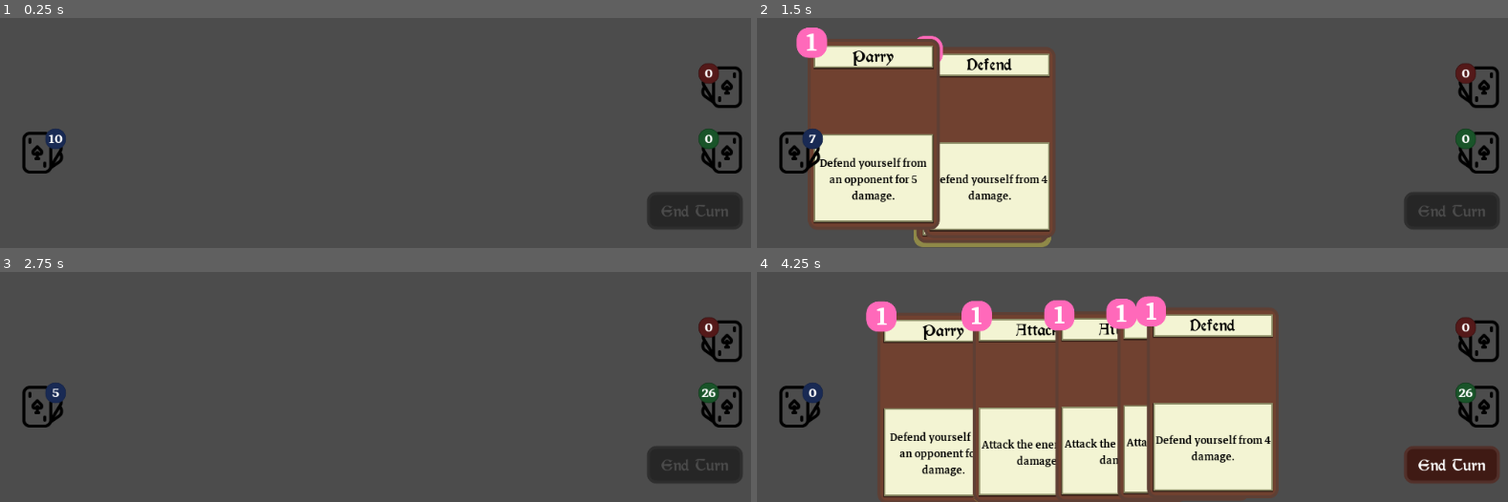
Above: before the commit, frames 1-4 (two rows, left to right).
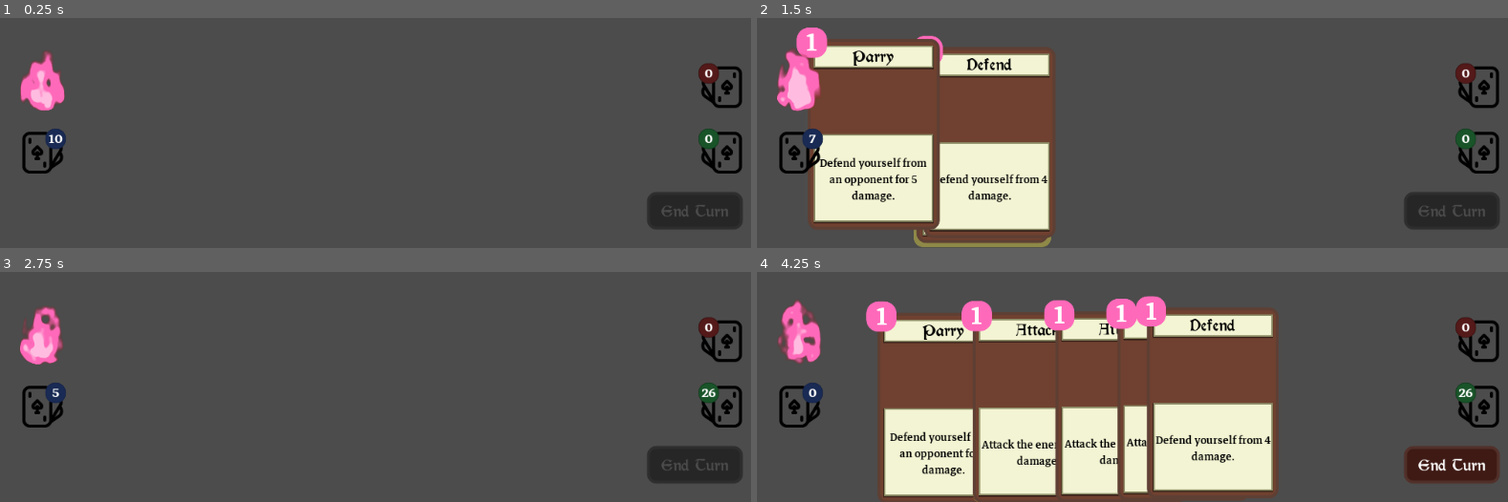
Above: after the commit, the same moments.

Repository: Maaack/Battle-Deck-Energy
Game: Godot game, scene res://Scenes/Main.tscn
Two runs of this game, one before a commit and one after it. Both use one fixed random seed, a clock stepped at 60 frames per second and the inputs below.
Inputs (mouse positions are in pixels of both pictures, inside the frame that each line leads up to):
- Up to frame 1 (0.25 s): no input
- Up to frame 2 (1.5 s): move the mouse to (outside the picture) at 0.52 s; click (outside the picture) at 0.67 s; move the mouse to (989, 47) at 1.27 s; click (989, 47) at 1.42 s
- Up to frame 3 (2.75 s): click "End Turn" at 2 s
- Up to frame 4 (4.25 s): move the mouse to (outside the picture) at 2.77 s; click (outside the picture) at 2.92 s; move the mouse to (1102, 368) at 3.52 s; click (1102, 368) at 3.67 s

The runs differ from the first frame. In frame 1, 1.0% of the frame differs, in the area x 2-9%, y 14-41%; in frame 2, 1.1%, in the area x 2-9%, y 13-41%; in frame 3, 1.0%; in frame 4, 1.1%.

Commit message:
BATL-01: Starts Battle Deck Energy meter with fire shader.

Diff:
--- /dev/null
+++ b/Scenes/HUD/BattleDeckEnergy/BattleDeckEnergy.tscn
@@ -0,0 +1,28 @@
+[gd_scene load_steps=3 format=2]
+
+[ext_resource path="res://Assets/Sourced/Icons/LineHeroUnlimited/Medium/security_and_protection_shield.png" type="Texture" id=1]
+[ext_resource path="res://Scenes/HUD/BattleDeckEnergy/ShaderMaterial.tres" type="Material" id=2]
+
+[node name="BattleDeckEnergy" type="Control"]
+anchor_top = 1.0
+anchor_bottom = 1.0
+margin_top = -64.0
+margin_right = 64.0
+rect_min_size = Vector2( 64, 64 )
+__meta__ = {
+"_edit_use_anchors_": false
+}
+
+[node name="TextureRect" type="TextureRect" parent="."]
+material = ExtResource( 2 )
+anchor_top = 1.0
+anchor_bottom = 1.0
+margin_left = -6.0
+margin_top = -96.0
+margin_right = 58.0
+margin_bottom = -32.0
+rect_scale = Vector2( 1.2, 1.5 )
+texture = ExtResource( 1 )
+__meta__ = {
+"_edit_use_anchors_": false
+}
--- /dev/null
+++ b/Scenes/HUD/BattleDeckEnergy/FireShader.shader
@@ -0,0 +1,95 @@
+shader_type canvas_item;
+
+uniform vec4 transparent : hint_color;
+uniform vec4 inner_color : hint_color;
+uniform vec4 outer_color : hint_color;
+
+uniform float inner_threshold = 0.36;
+uniform float outer_threshold = 0.1;
+uniform float soft_edge = 0.08;
+
+uniform vec2 center = vec2(0.5, 0.8);
+
+uniform int OCTAVES = 6;
+
+float rand(vec2 coord){
+	return fract(sin(dot(coord, vec2(12.9898, 78.233)))* 43758.5453123);
+}
+
+float noise(vec2 coord){
+	vec2 i = floor(coord);
+	vec2 f = fract(coord);
+
+	// 4 corners of a rectangle surrounding our point
+	float a = rand(i);
+	float b = rand(i + vec2(1.0, 0.0));
+	float c = rand(i + vec2(0.0, 1.0));
+	float d = rand(i + vec2(1.0, 1.0));
+
+	vec2 cubic = f * f * (3.0 - 2.0 * f);
+
+	return mix(a, b, cubic.x) + (c - a) * cubic.y * (1.0 - cubic.x) + (d - b) * cubic.x * cubic.y;
+}
+
+float fbm(vec2 coord){
+	float value = 0.0;
+	float scale = 0.5;
+
+	for(int i = 0; i < OCTAVES; i++){
+		value += noise(coord) * scale;
+		coord *= 2.0;
+		scale *= 0.5;
+	}
+	return value;
+}
+
+float overlay(float base, float top) {
+	if (base < 0.5) {
+		return 2.0 * base * top;
+	} else {
+		return 1.0 - 2.0 * (1.0 - base) * (1.0 - top);
+	}
+}
+
+float egg_shape(vec2 coord, float radius){
+	vec2 diff = abs(coord - center);
+
+	if (coord.y < center.y){
+		diff.y /= 2.0;
+	} else {
+		diff.y *= 2.0;
+	}
+
+	float dist = sqrt(diff.x * diff.x + diff.y * diff.y) / radius;
+	float value = sqrt(1.0 - dist * dist);
+	return clamp(value, 0.0, 1.0);
+}
+
+void fragment() {
+	vec2 coord = UV * 8.0;
+	vec2 fbmcoord = coord / 6.0;
+
+	float egg_s = egg_shape(UV, 0.4);
+	egg_s += egg_shape(UV, 0.2) / 2.0;
+
+	float noise1 = noise(coord + vec2(TIME * 0.25, TIME * 4.0));
+	float noise2 = noise(coord + vec2(TIME * 0.5, TIME * 7.0));
+	float combined_noise = (noise1 + noise2) / 2.0;
+
+	float fbm_noise = fbm(fbmcoord + vec2(0.0, TIME * 3.0));
+	fbm_noise = overlay(fbm_noise, UV.y);
+
+	float everything_combined = combined_noise * fbm_noise * egg_s;
+
+	if (everything_combined < outer_threshold){
+		COLOR = transparent;
+	} else if (everything_combined < outer_threshold + soft_edge){
+		COLOR = mix(transparent, outer_color, (everything_combined - outer_threshold) / soft_edge);
+	} else if (everything_combined < inner_threshold){
+		COLOR = outer_color;
+	} else if (everything_combined < inner_threshold + soft_edge){
+		COLOR = mix(outer_color, inner_color, (everything_combined - inner_threshold) / soft_edge);
+	} else {
+		COLOR = inner_color;
+	}
+}
--- /dev/null
+++ b/Scenes/HUD/BattleDeckEnergy/ShaderMaterial.tres
@@ -0,0 +1,14 @@
+[gd_resource type="ShaderMaterial" load_steps=2 format=2]
+
+[ext_resource path="res://Scenes/HUD/BattleDeckEnergy/FireShader.shader" type="Shader" id=1]
+
+[resource]
+shader = ExtResource( 1 )
+shader_param/transparent = Color( 0.505882, 0.0470588, 0.0470588, 0 )
+shader_param/inner_color = Color( 1, 0.737255, 0.878431, 1 )
+shader_param/outer_color = Color( 1, 0.411765, 0.729412, 1 )
+shader_param/inner_threshold = 0.36
+shader_param/outer_threshold = 0.1
+shader_param/soft_edge = 0.08
+shader_param/center = Vector2( 0.5, 0.8 )
+shader_param/OCTAVES = 6
--- a/Scenes/HUD/Cards/Base/CardFront.tscn
+++ b/Scenes/HUD/Cards/Base/CardFront.tscn
@@ -56,8 +56,6 @@
 
 [node name="GlowNode" type="Node2D" parent="Control/CenterContainer/Control"]
 visible = false
-modulate = Color( 1, 1, 1, 0.4 )
-scale = Vector2( 1.06, 1.06 )
 
 [node name="GlowPanel" type="Panel" parent="Control/CenterContainer/Control/GlowNode"]
 anchor_right = 1.0
--- a/Scenes/HUD/HUD.tscn
+++ b/Scenes/HUD/HUD.tscn
@@ -7,6 +7,7 @@
 [ext_resource path="res://Scenes/HUD/Buttons/EndTurn/EndTurnButton.tscn" type="PackedScene" id=5]
 [ext_resource path="res://Scenes/HUD/HealthMeter/HealthMeter.tscn" type="PackedScene" id=6]
 [ext_resource path="res://Scenes/HUD/HandManager/HandManager.tscn" type="PackedScene" id=7]
+[ext_resource path="res://Scenes/HUD/BattleDeckEnergy/BattleDeckEnergy.tscn" type="PackedScene" id=8]
 
 [node name="HUD" type="Control"]
 anchor_top = 1.0
@@ -58,6 +59,12 @@
 margin_right = -28.5902
 margin_bottom = -25.1985
 
+[node name="BattleDeckEnergy" parent="." instance=ExtResource( 8 )]
+margin_left = 23.6014
+margin_top = -247.814
+margin_right = 63.6014
+margin_bottom = -207.814
+
 [node name="HealthMeter" parent="." instance=ExtResource( 6 )]
 visible = false
 margin_left = 23.6014
Not shown: 1 places in Scenes/HUD/HUD.tscn that only renumber resources
